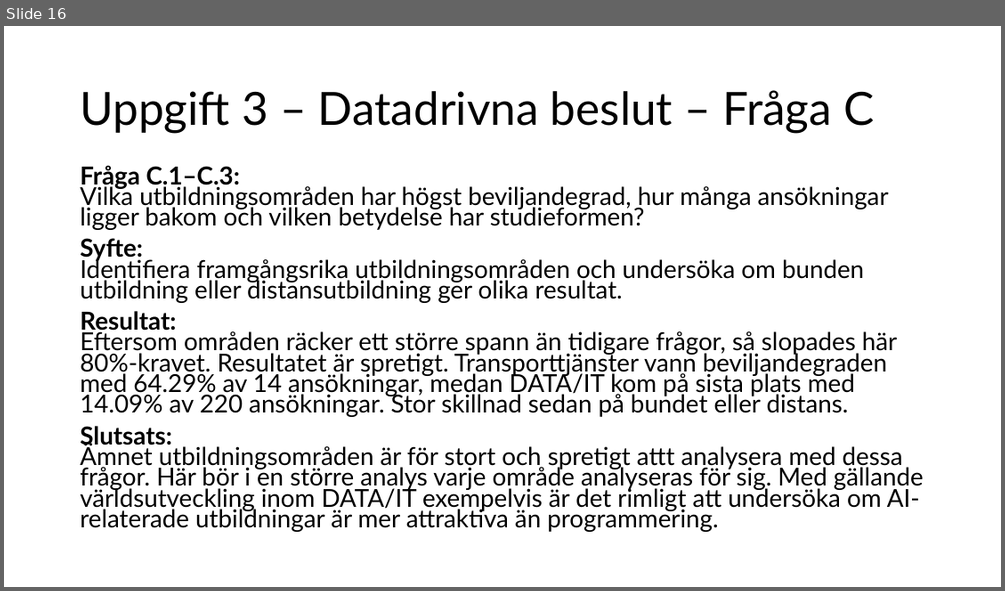
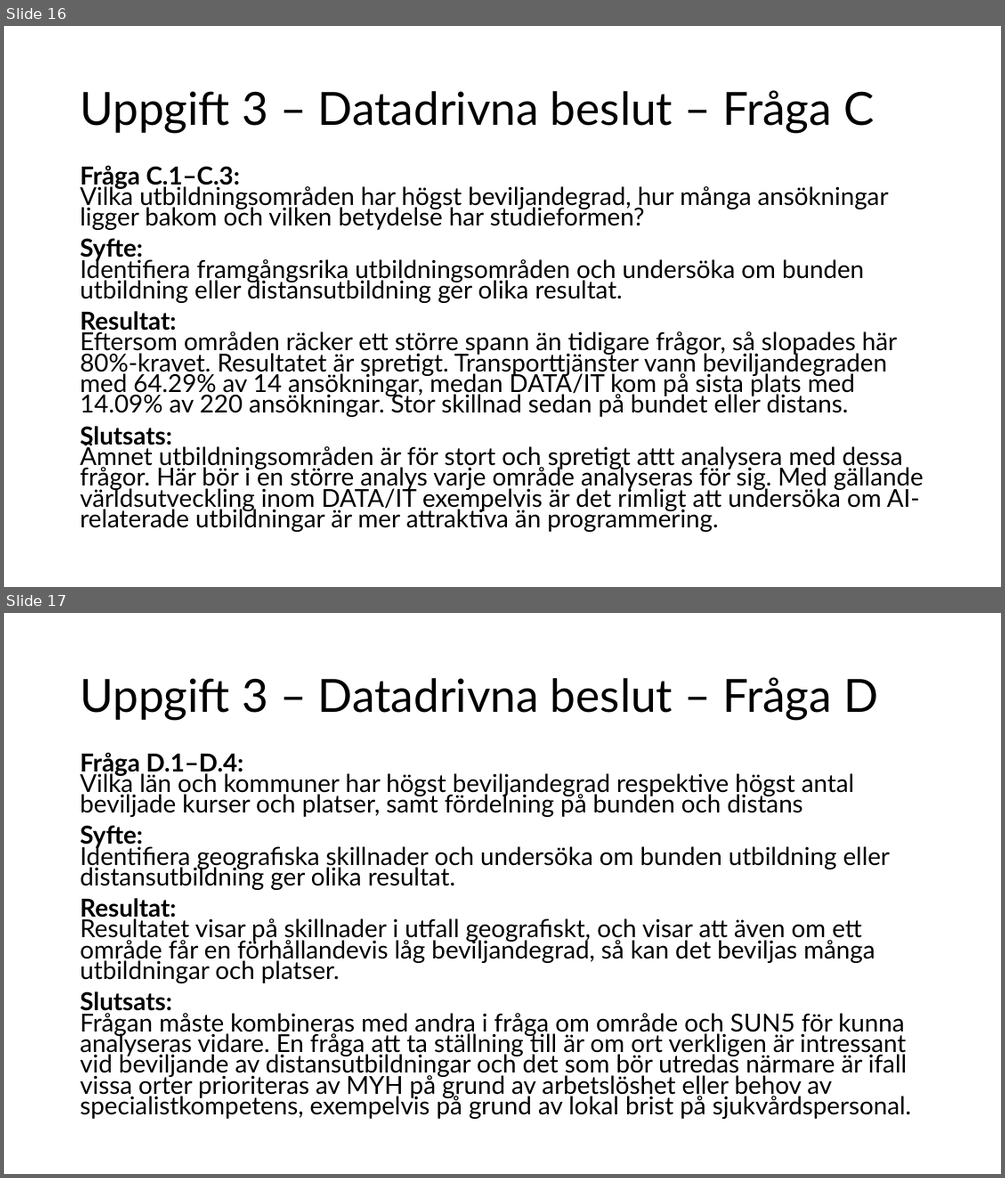
Before and after one commit to dosselicious/the_skool_jens_dossel, a slide deck: The Skool - Jens Dossel.pptx. Shown one above the other, each under a label of ours: slide 16 before the commit, slides 16 and 17 after it. The pictures are 1005x591 and 1005x1178 pixels, drawn with LibreOffice and Linux fonts; fonts in the diff are those of the drawing. Boxes give left, top, right and bottom in pixels: in the first picture for what was removed or moved away, otherwise in the second. Text is boxed around its words. In the diff, an @@ line names an element or a change of style, - is before the commit and + after.

Commit message:
ppt uppdaterad med D_3

```diff
--- a/The Skool - Jens Dossel.pptx
+++ b/The Skool - Jens Dossel.pptx
@@ slide 17 added at (4, 613, 1001, 1174), background #FFFFFF @@
@@ title added at (80, 677, 878, 720), 44 pt, text #000000 @@
+Uppgift 3 – Datadrivna beslut – Fråga D
@@ text added at (80, 752, 911, 1119), 23.8 pt, text #000000 @@
+Fråga D.1–D.4:
+Vilka län och kommuner har högst beviljandegrad respektive högst antal beviljade kurser och platser, samt fördelning på bunden och distans
+Syfte:
+Identifiera geografiska skillnader och undersöka om bunden utbildning eller distansutbildning ger olika resultat.
+Resultat:
+Resultatet visar på skillnader i utfall geografiskt, och visar att även om ett område får en förhållandevis låg beviljandegrad, så kan det beviljas många utbildningar och platser.
+Slutsats:
+Frågan måste kombineras med andra i fråga om område och SUN5 för kunna analyseras vidare. En fråga att ta ställning till är om ort verkligen är intressant vid beviljande av distansutbildningar och det som bör utredas närmare är ifall vissa orter prioriteras av MYH på grund av arbetslöshet eller behov av specialistkompetens, exempelvis på grund av lokal brist på sjukvårdspersonal.
```
